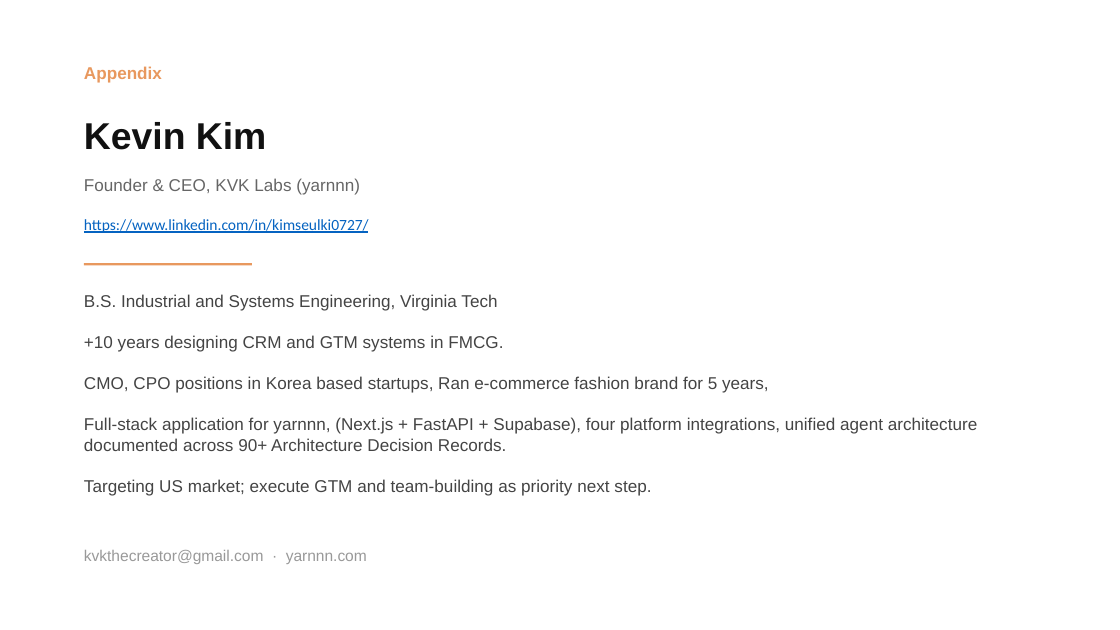
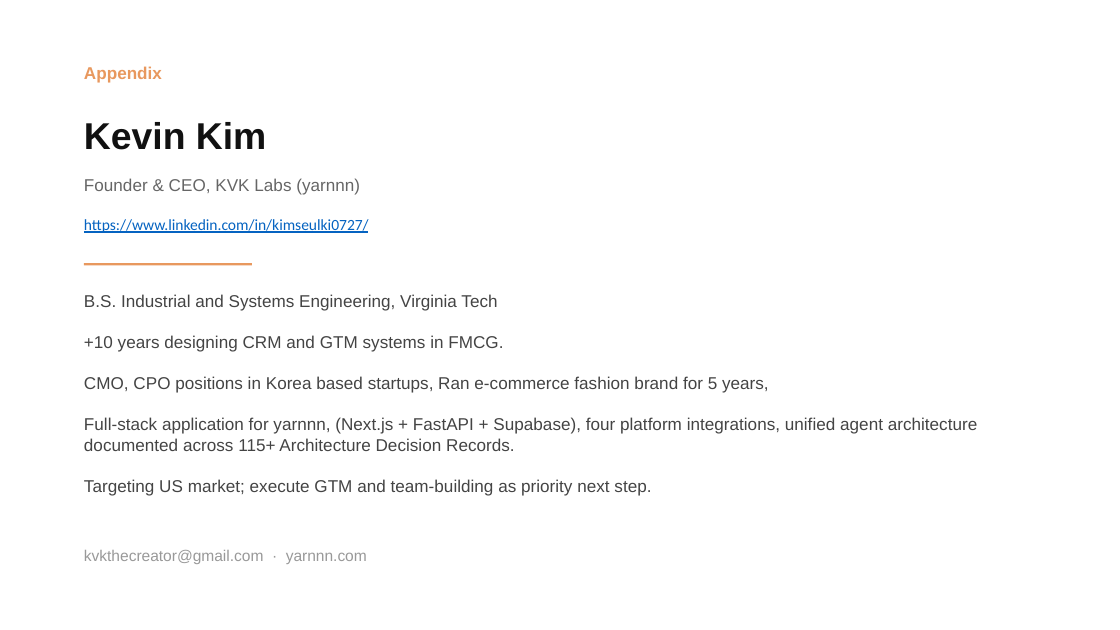
Before and after one commit to Kvkthecreator/yarnnnn, a slide deck: slide 17 of docs/working_docs/investors/IR Deck - yarnnn - March 2026.pptx (slide 18 before the commit). Drawn at 1120x630 pixels with LibreOffice and Linux fonts; fonts in the diff are those of the drawing. Boxes give left, top, right and bottom in pixels: in the first picture for what was removed or moved away, otherwise in the second. Text is boxed around its words. In the diff, an @@ line names an element or a change of style, - is before the commit and + after.

```diff
--- a/docs/working_docs/investors/IR Deck - yarnnn - March 2026.pptx
+++ b/docs/working_docs/investors/IR Deck - yarnnn - March 2026.pptx
@@ text at [84,417,978,451]: text changed @@
-Full-stack application for yarnnn, (Next.js + FastAPI + Supabase), four platform integrations, unified agent architecture documented across 90+ Architecture Decision Records.
+Full-stack application for yarnnn, (Next.js + FastAPI + Supabase), four platform integrations, unified agent architecture documented across 115+ Architecture Decision Records.
```
Also in this commit, not shown: 12 other slides changed, 1 slide added, 1 slide removed, 7 other files.
